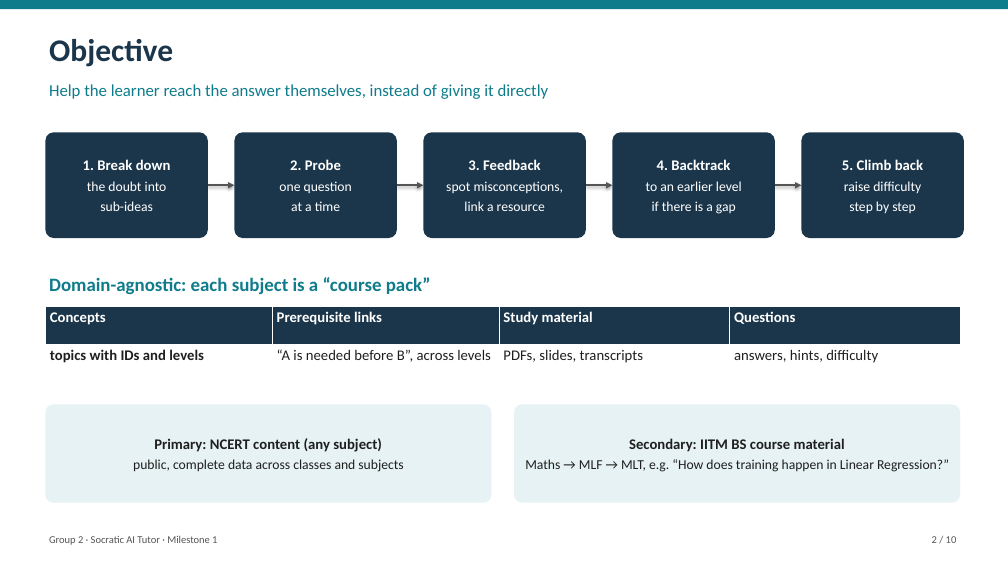
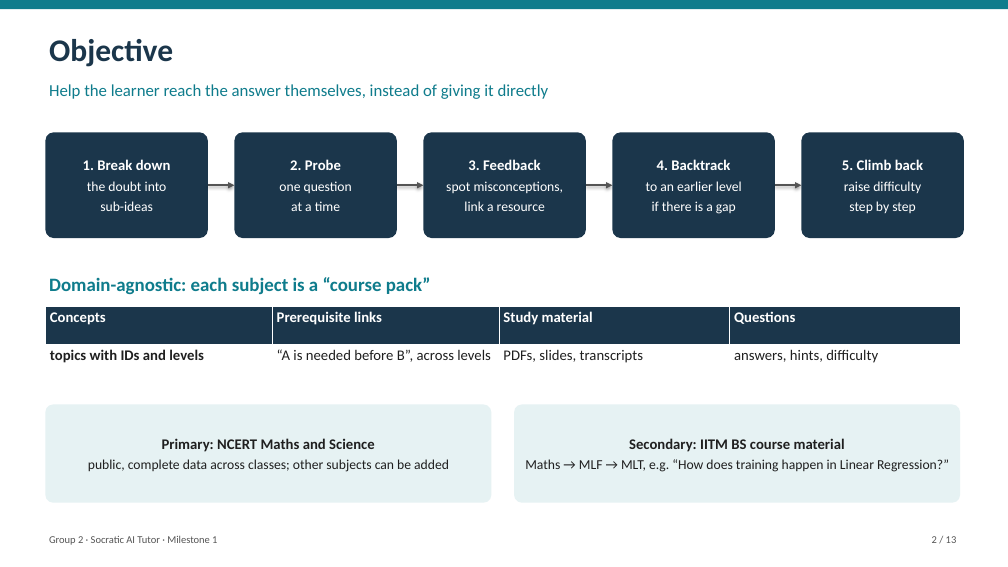
Before and after one commit to Hariomkr147/Group-2-DS-and-AI-Lab-Project, a slide deck: slide 2 of docs/milestone-1/Milestone1_Presentation.pptx. Drawn at 1008x567 pixels with LibreOffice and Linux fonts; fonts in the diff are those of the drawing. Boxes give left, top, right and bottom in pixels: in the first picture for what was removed or moved away, otherwise in the second. Text is boxed around its words. In the diff, an @@ line names an element or a change of style, - is before the commit and + after.

```diff
--- a/docs/milestone-1/Milestone1_Presentation.pptx
+++ b/docs/milestone-1/Milestone1_Presentation.pptx
@@ text at bbox=[88, 438, 449, 472]: text changed @@
-Primary: NCERT content (any subject)
-public, complete data across classes and subjects
+Primary: NCERT Maths and Science
+public, complete data across classes; other subjects can be added
```
Also in this commit, not shown: 8 other slides changed, 3 slides added, 4 other files.
